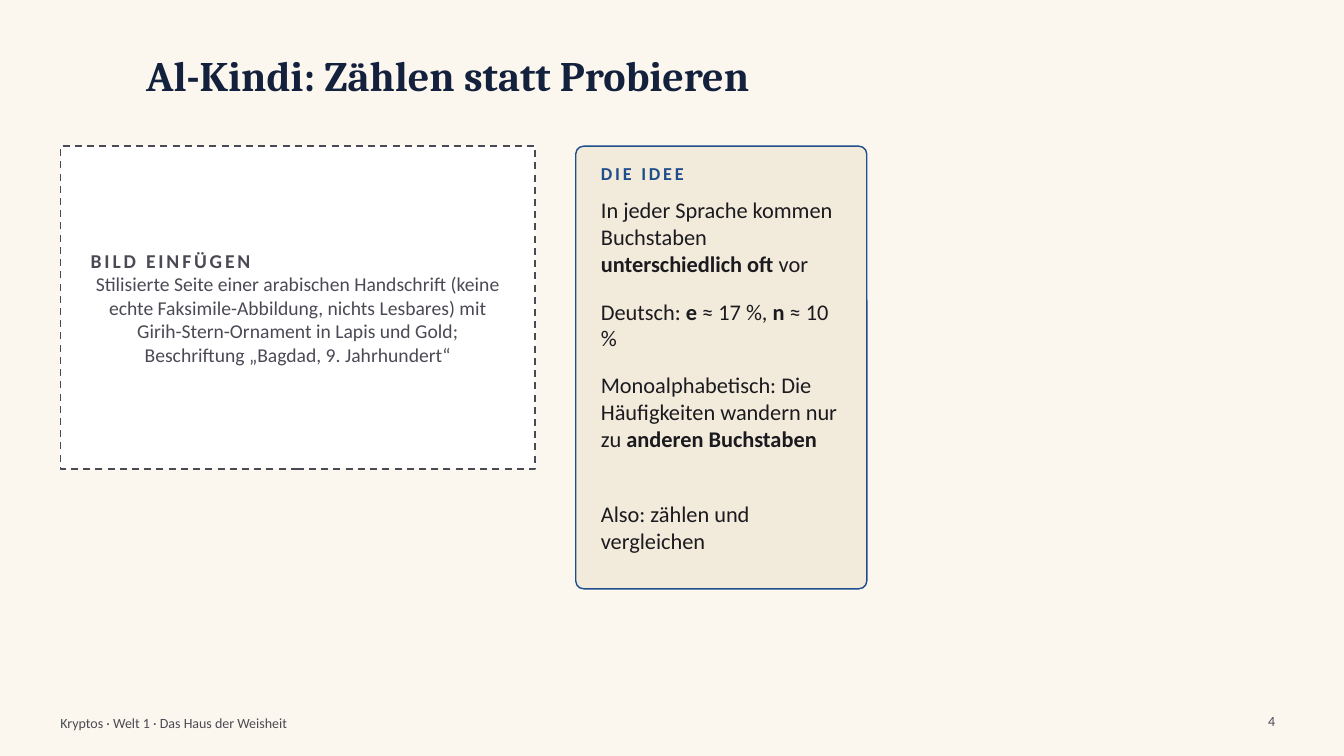
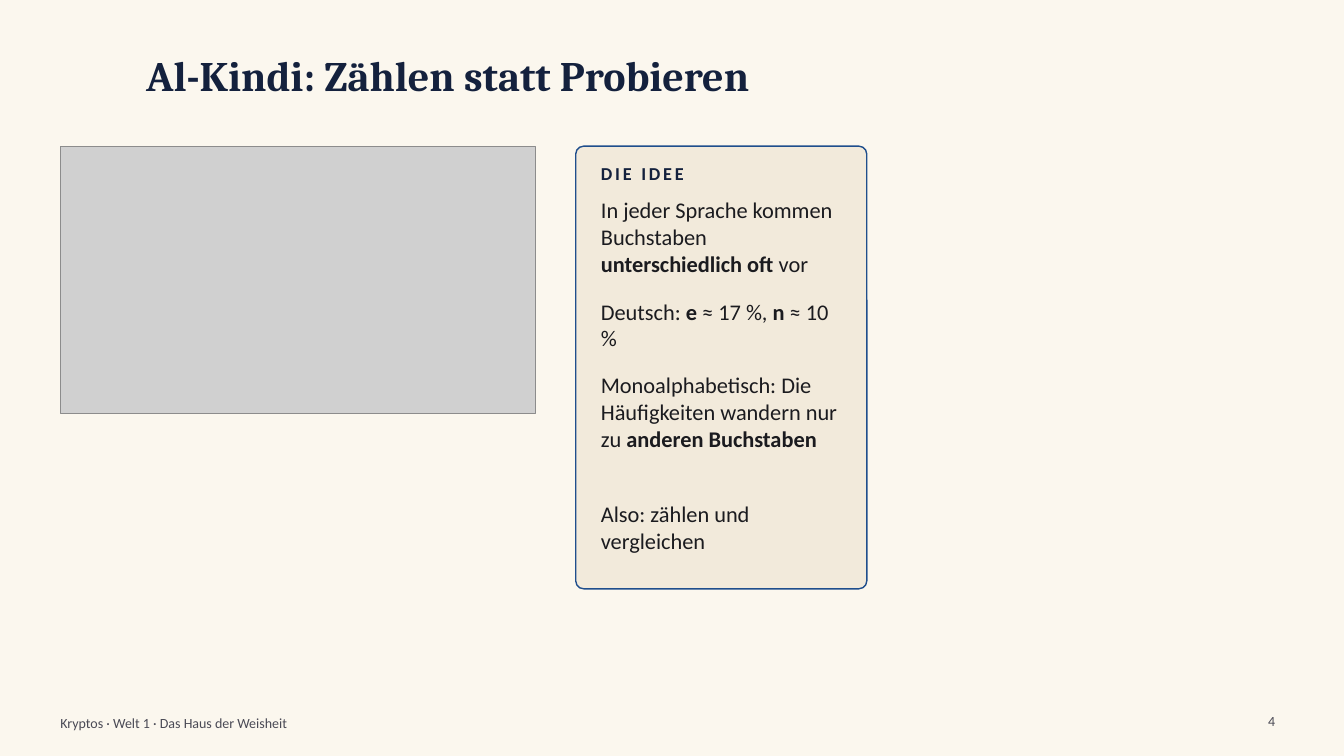
Before and after one commit to frankjuchim/kryptos, a slide deck: slide 4 of materialien/Videos/02_Haeufigkeitsanalyse/KR_Video_02_Haeufigkeitsanalyse_Folien.pptx. Drawn at 1344x756 pixels with LibreOffice and Linux fonts; fonts in the diff are those of the drawing; grey boxes stand for pictures; background and template pictures are left out. Boxes give left, top, right and bottom in pixels: in the first picture for what was removed or moved away, otherwise in the second. Text is boxed around its words. In the diff, an @@ line names an element or a change of style, - is before the commit and + after.

```diff
--- a/materialien/Videos/02_Haeufigkeitsanalyse/KR_Video_02_Haeufigkeitsanalyse_Folien.pptx
+++ b/materialien/Videos/02_Haeufigkeitsanalyse/KR_Video_02_Haeufigkeitsanalyse_Folien.pptx
@@ rectangle removed at [60,146,535,469] @@
@@ picture added at [60,146,535,413] @@
@@ text "DIE IDEE" at [601,168,683,180]: text colour #1F4E8C to #14213D @@
@@ text removed at [91,252,500,366] @@
-BILD EINFÜGEN
-Stilisierte Seite einer arabischen Handschrift (keine echte Faksimile-Abbildung, nichts Lesbares) mit Girih-Stern-Ornament in Lapis und Gold; Beschriftung „Bagdad, 9. Jahrhundert“
```
Also in this commit, not shown: 5 other slides changed, 19 other files.
